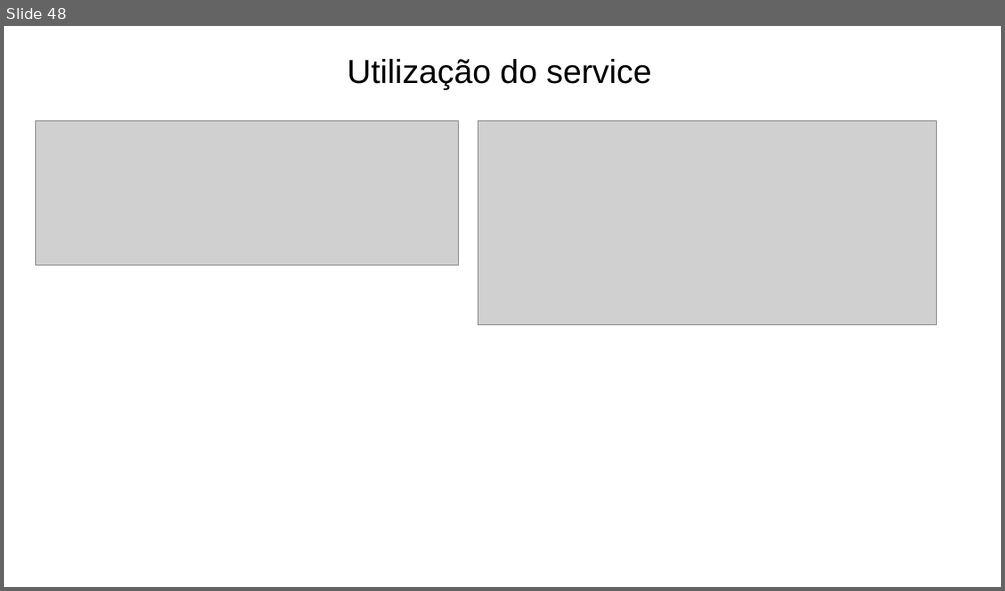
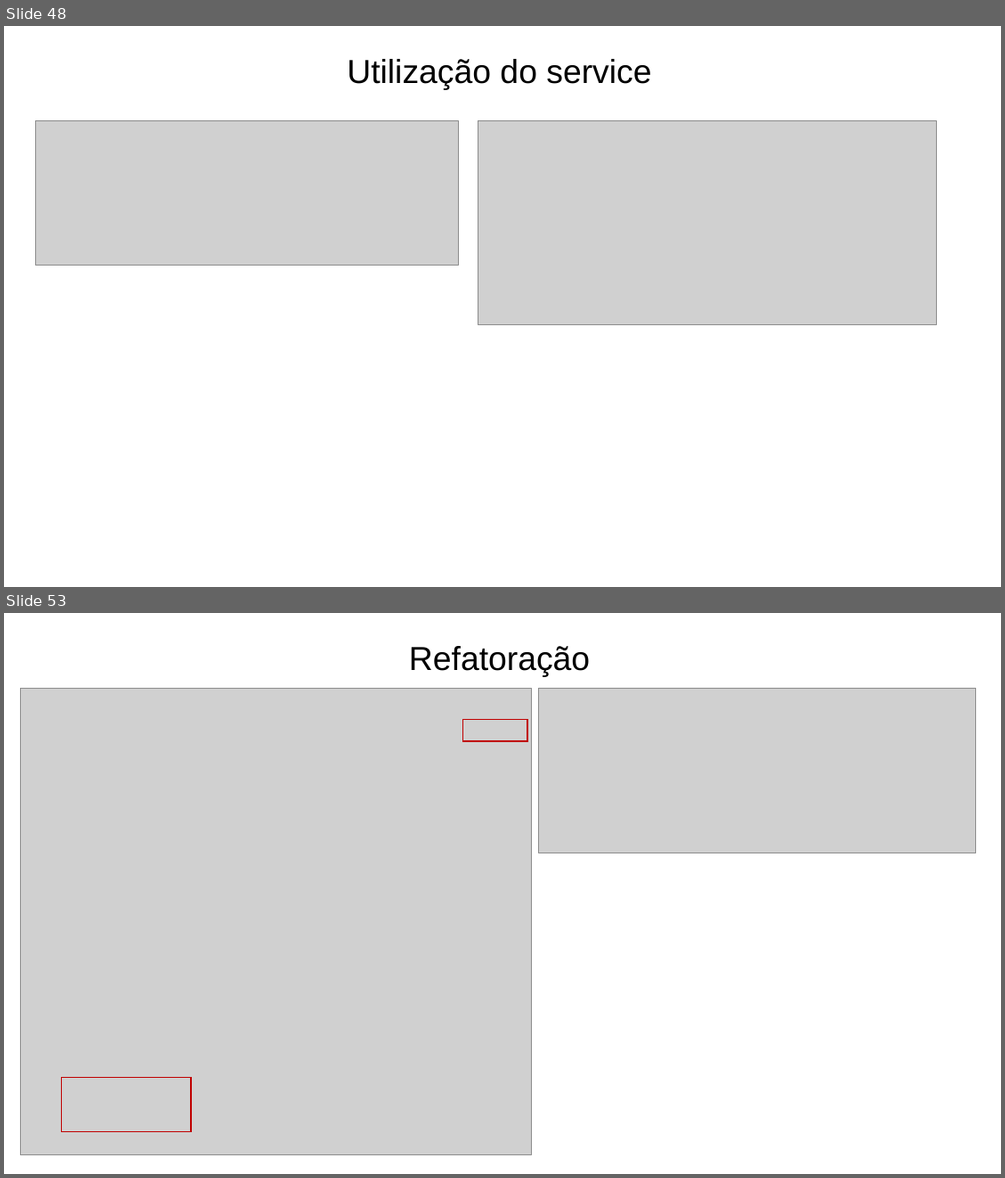
Before and after one commit to prodest/workshop-aspnet-core-mvc, a slide deck: workshop-aspnet-core-mvc.pptx. Shown one above the other, each under a label of ours: slide 48 before the commit, slides 48 and 53 after it; the slides between them are not shown. The pictures are 1005x591 and 1005x1178 pixels, drawn with LibreOffice and Linux fonts; fonts in the diff are those of the drawing; grey boxes stand for pictures; background and template pictures are left out. Boxes give left, top, right and bottom in pixels: in the first picture for what was removed or moved away, otherwise in the second. Text is boxed around its words. In the diff, an @@ line names an element or a change of style, - is before the commit and + after.

```diff
--- a/workshop-aspnet-core-mvc.pptx
+++ b/workshop-aspnet-core-mvc.pptx
@@ slide 53 added at box(4, 613, 1001, 1174), background #FFFFFF @@
@@ text added at box(409, 646, 590, 676), 32 pt, text #000000 @@
+Refatoração
@@ picture added at box(20, 688, 532, 1154) @@
@@ picture added at box(539, 688, 976, 853) @@
@@ rectangle added at box(462, 719, 527, 741), outline #C00000 1 pt @@
@@ rectangle added at box(61, 1078, 191, 1132), outline #C00000 1 pt @@
```
Also in this commit, not shown: 1 slide changed, 7 other slides added, 2 other files.
